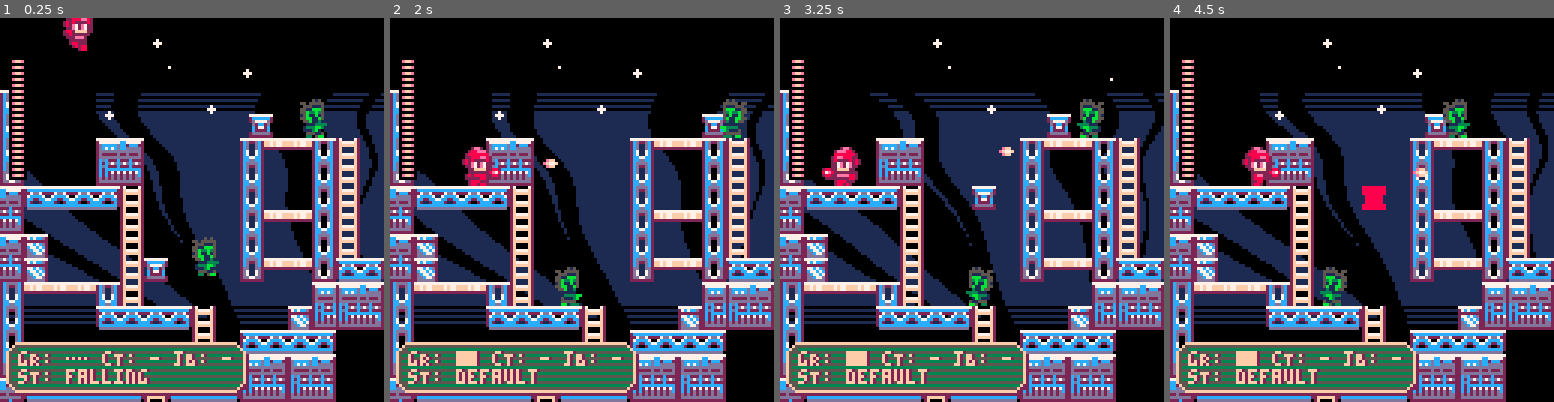
Above: before the commit, frames 1-4 (left to right).
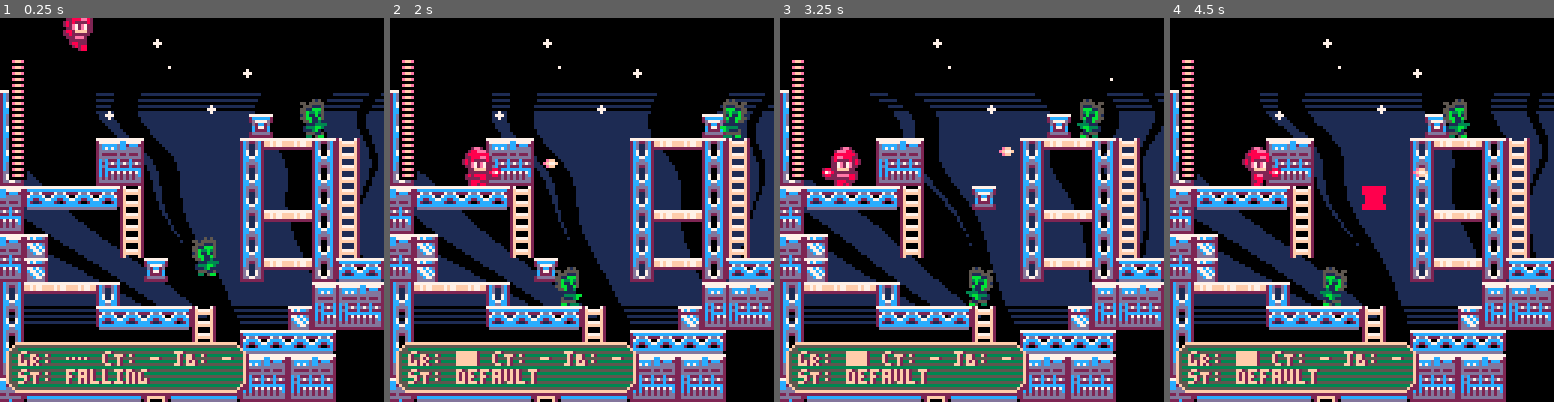
Above: after the commit, the same moments.

Repository: whckmstrjck/picoboy
Game: PICO-8 cartridge picoboy.p8
Same seed, same stepped clock (60 frames per second), same inputs: the game is played once before the commit and once after it.
Inputs:
- Up to frame 1 (0.25 s): no input
- Up to frame 2 (2 s): tap X (X key) at 0.33, 1.07, 1.85 s; tap O (Z key) at 0.7, 1.7 s; hold Right from 1.6 s (still down)
- Up to frame 3 (3.25 s): release Right at 2.1 s; tap O (Z key) at 2.1, 2.5, 2.9 s; hold Up 2.15-2.42 s; hold Right 2.47-3.03 s; tap X (X key) at 2.97 s; hold Left from 3.08 s (still down)
- Up to frame 4 (4.5 s): tap O (Z key) at 3.3, 3.7, 4.1 s; release Left at 3.58 s; hold Down 3.63-3.97 s; hold Right from 4.02 s (still down); tap X (X key) at 4.08 s

The runs differ from the first frame. In frame 1, 0.6% of the frame differs, in the area x 31-38%, y 62-75%; in frame 2, 0.9%, in the area x 31-44%, y 62-75%; in frame 3, 0.6%; in frame 4, 0.6%.

Commit message:
Adjust platform drawing logic for improved visual feedback and update README with charge shot task

Diff:
--- a/lua/classes/platform.lua
+++ b/lua/classes/platform.lua
@@ -107,7 +107,7 @@
         pal_set_all(2)
       end
 
-      if time_current < 32 then
+      if time_current < 16 then
         pal_set_all(8)
         draw = time_current % 4 < 2
       end
@@ -118,6 +118,7 @@
         spr(type == 'solid' and 132 or 148, x + i, y)
       end
     end
+
     -- rectfill(x, y, x + width - 1, y + height - 1, 5)
 
     pal()
--- a/picoboy.p8
+++ b/picoboy.p8
@@ -264,8 +264,8 @@
 9281828283930000000090000090a300000000b3b3b300000000000000000000000000000000000000000000000000000000000000000000000000000000000000000000000000000000000000000000000000000000000000000000000000000000000000000000000000000000000000000000000000000000000000000000
 a200000000a30000000090b1b190a300000000b3b3b300000000000000000000000000000000000000000000000000000000000000000000000000000000000000000000000000000000000000000000000000000000000000000000000000000000000000000000000000000000000000000000000000000000000000000000
 92b3000000a30000000090000090a3000000b3b3919200000000000000000000000000000000000000000000000000000000000000000000000000000000000000000000000000000000000000000000000000000000000000000000000000000000000000000000000000000000000000000000000000000000000000000000
-a2b3000000a300000000a0b1b1a08183b1818380a1a200000000000000000000000000000000000000000000000000000000000000000000000000000000000000000000000000000000000000000000000000000000000000000000000000000000000000000000000000000000000000000000000000000000000000000000
-90b1b1b180a30000000000000091919200919290919200000000000000000000000000000000000000000000000000000000000000000000000000000000000000000000000000000000000000000000000000000000000000000000000000000000000000000000000000000000000000000000000000000000000000000000
+a2b30000000000000000a0b1b1a08183b1818380a1a200000000000000000000000000000000000000000000000000000000000000000000000000000000000000000000000000000000000000000000000000000000000000000000000000000000000000000000000000000000000000000000000000000000000000000000
+90b1b1b180000000000000000091919200919290919200000000000000000000000000000000000000000000000000000000000000000000000000000000000000000000000000000000000000000000000000000000000000000000000000000000000000000000000000000000000000000000000000000000000000000000
 900000008182828393000000b3a1a1a200a1a290a1a200000000000000000000000000000000000000000000000000000000000000000000000000000000000000000000000000000000000000000000000000000000000000000000000000000000000000000000000000000000000000000000000000000000000000000000
 9000000000000000a30081828283000000000090919200000000000000000000000000000000000000000000000000000000000000000000000000000000000000000000000000000000000000000000000000000000000000000000000000000000000000000000000000000000000000000000000000000000000000000000
 a0b3b30000000000a300919291920000008183a0a1a200000000000000000000000000000000000000000000000000000000000000000000000000000000000000000000000000000000000000000000000000000000000000000000000000000000000000000000000000000000000000000000000000000000000000000000
Not shown, changed: the sound effects (__sfx__) section of picoboy.p8
Not shown, changed: readme.md
